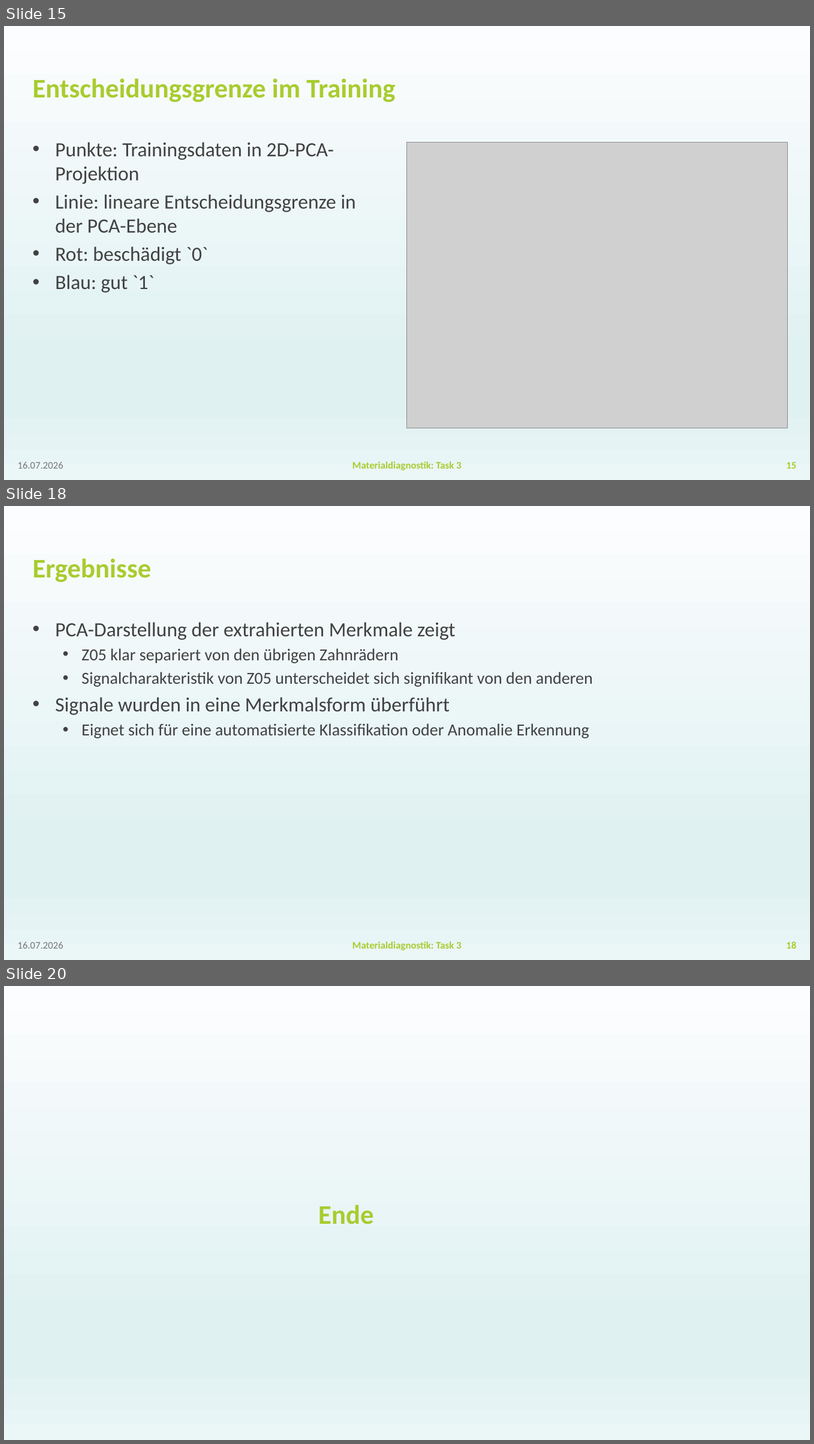
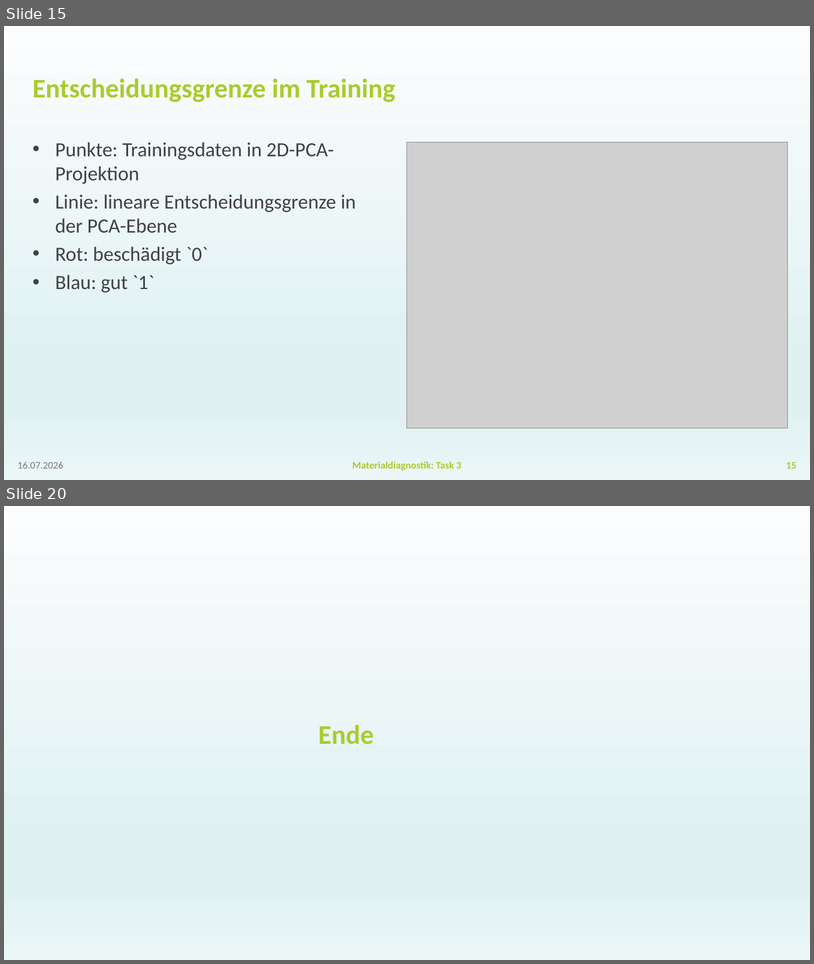
Before and after one commit to BGielczynski/AI_diagnostics, a slide deck: Task_3/Task3Powerpoint.pptx. Shown one above the other, each under a label of ours: slides 15, 18 and 20 before the commit, slides 15 and 20 after it; the slides between them are not shown. The pictures are 814x1444 and 814x964 pixels, drawn with LibreOffice and Linux fonts; fonts in the diff are those of the drawing; grey boxes stand for pictures; background and template pictures are left out. Boxes give left, top, right and bottom in pixels: in the first picture for what was removed or moved away, otherwise in the second. Text is boxed around its words. In the diff, an @@ line names an element or a change of style, - is before the commit and + after.

```diff
--- a/Task_3/Task3Powerpoint.pptx
+++ b/Task_3/Task3Powerpoint.pptx
@@ slide 18 removed at [4, 506, 810, 960], background gradient #FCFDFE to #E0F1F2 to #EBF6F7 @@
@@ title removed at [33, 558, 152, 582] @@
-Ergebnisse
@@ text removed at [55, 622, 593, 738] @@
-• PCA-Darstellung der extrahierten Merkmale zeigt
-  • Z05 klar separiert von den übrigen Zahnrädern
-  • Signalcharakteristik von Z05 unterscheidet sich signifikant von den anderen
-• Signale wurden in eine Merkmalsform überführt
-  • Eignet sich für eine automatisierte Klassifikation oder Anomalie Erkennung
@@ text removed at [18, 941, 63, 948] @@
-16.07.2026
@@ text removed at [353, 941, 461, 950] @@
-Materialdiagnostik: Task 3
@@ page number removed at [786, 941, 797, 948] @@
-18
```
Also in this commit, not shown: 4 slides changed, 1 slide added, 1 other file.
